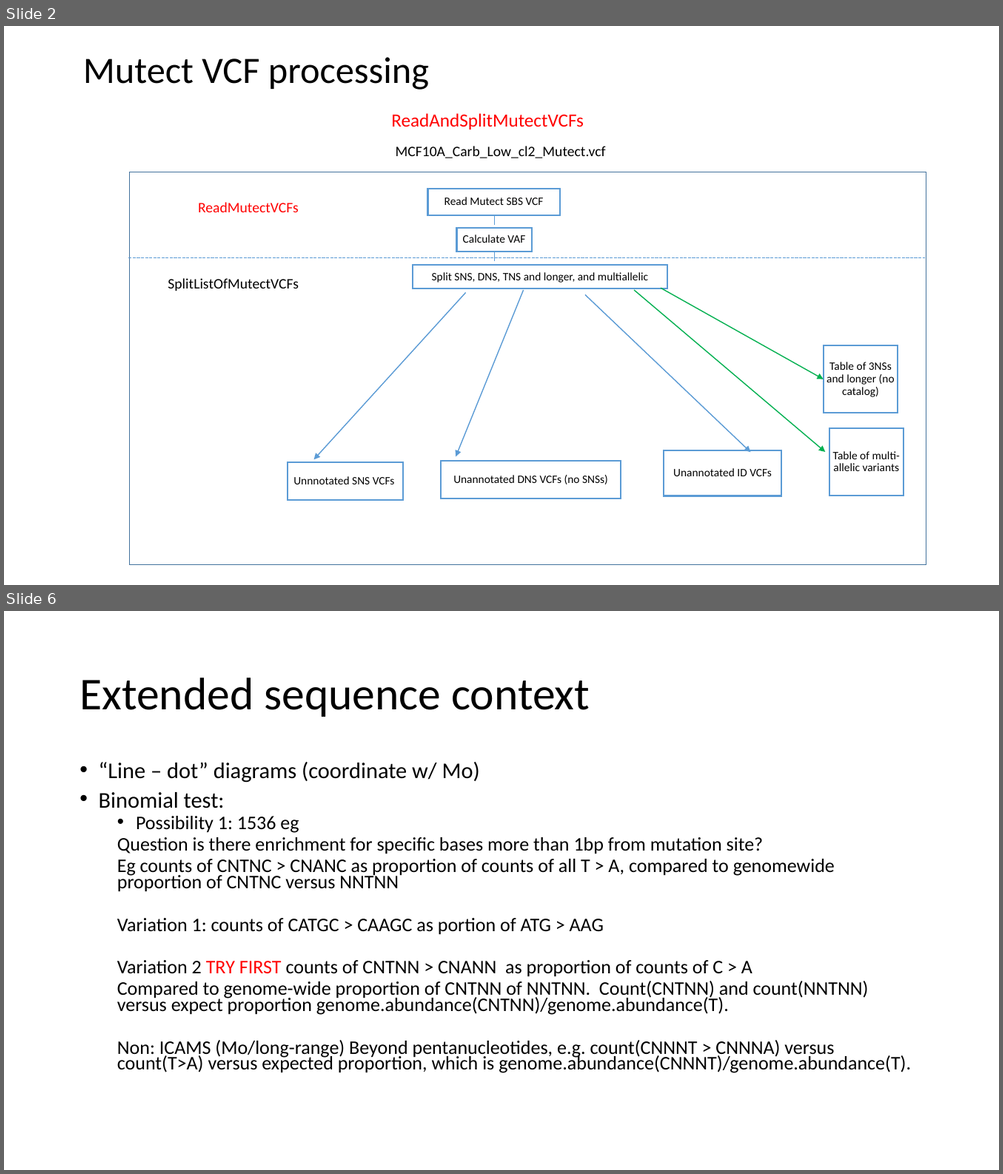
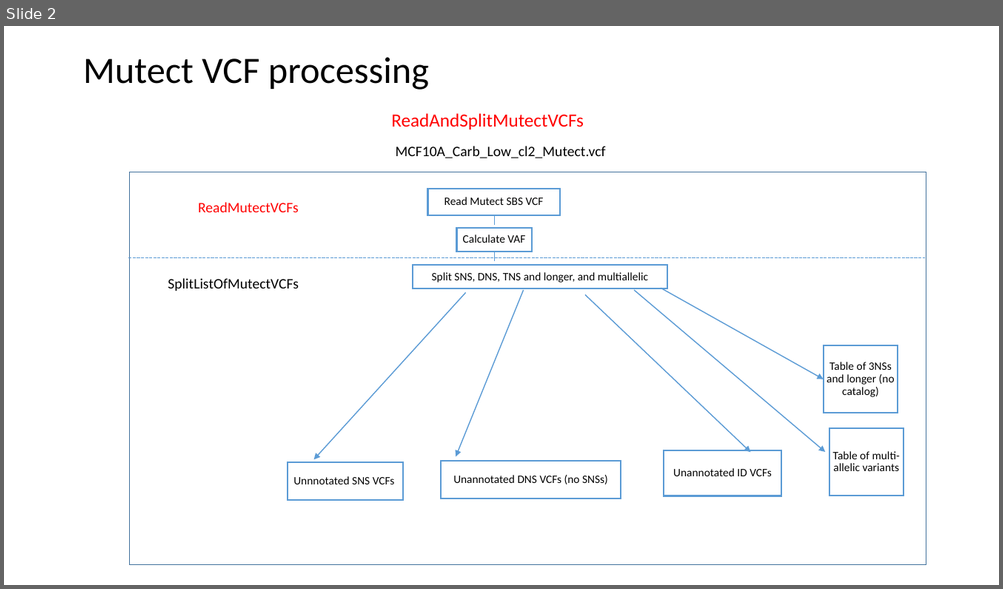
Before and after one commit to steverozen/ICAMS, a slide deck: data-raw/ICAMS-overview.pptx. Shown one above the other, each under a label of ours: slides 2 and 6 before the commit, slide 2 after it; the slides between them are not shown. The pictures are 1003x1174 and 1003x589 pixels, drawn with LibreOffice and Linux fonts; fonts in the diff are those of the drawing. Boxes give left, top, right and bottom in pixels: in the first picture for what was removed or moved away, otherwise in the second. Text is boxed around its words. In the diff, an @@ line names an element or a change of style, - is before the commit and + after.

```diff
--- a/data-raw/ICAMS-overview.pptx
+++ b/data-raw/ICAMS-overview.pptx
@@ slide 6 removed at bbox=[4, 611, 999, 1170], background #FFFFFF @@
@@ title removed at bbox=[79, 678, 589, 717] @@
-Extended sequence context
@@ text removed at bbox=[99, 762, 910, 1073] @@
-• “Line – dot” diagrams (coordinate w/ Mo)
-• Binomial test:
-  • Possibility 1: 1536 eg
-  Question is there enrichment for specific bases more than 1bp from mutation site?
-  Eg counts of CNTNC > CNANC as proportion of counts of all T > A, compared to genomewide proportion of CNTNC versus NNTNN
-  Variation 1: counts of CATGC > CAAGC as portion of ATG > AAG
-  Variation 2 TRY FIRST counts of CNTNN > CNANN as proportion of counts of C > A
-  Compared to genome-wide proportion of CNTNN of NNTNN. Count(CNTNN) and count(NNTNN) versus expect proportion genome.abundance(CNTNN)/genome.abundance(T).
-  Non: ICAMS (Mo/long-range) Beyond pentanucleotides, e.g. count(CNNNT > CNNNA) versus count(T>A) versus expected proportion, which is genome.abundance(CNNNT)/genome.abundance(T).
@@ slide 2 changed as well @@
@@ arrow (634, 290) - (825, 452): stroke #00B050 1 pt to #5B9BD5 1 pt @@
@@ arrow (660, 288) - (823, 380): stroke #00B050 1 pt to #5B9BD5 1 pt @@
```
Also in this commit, not shown: 2 other slides changed, 3 other slides removed, 1 other file.
